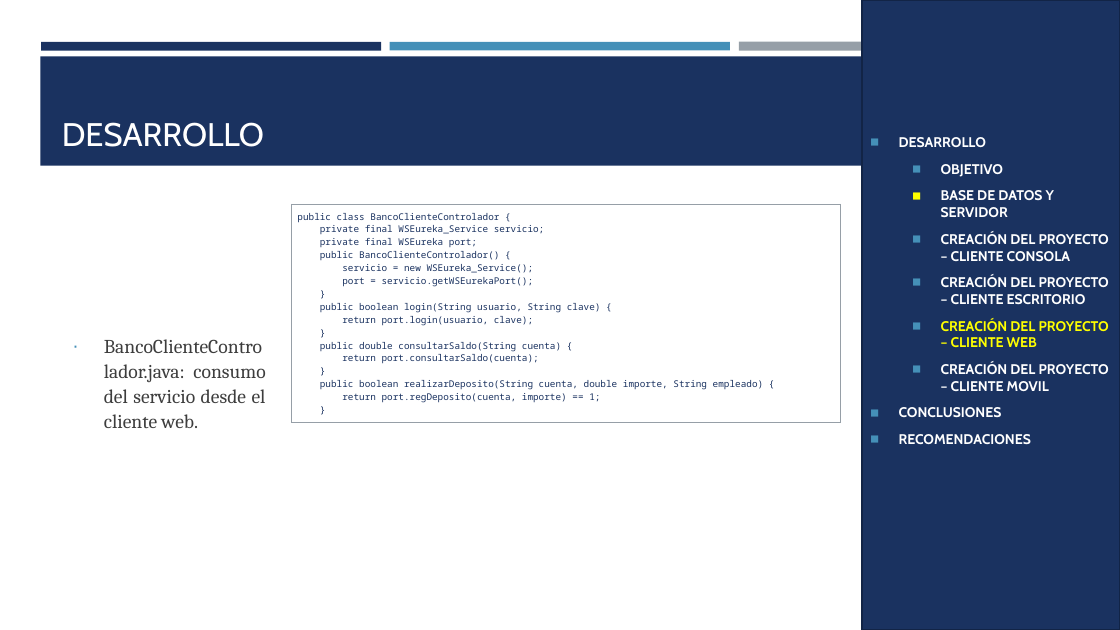
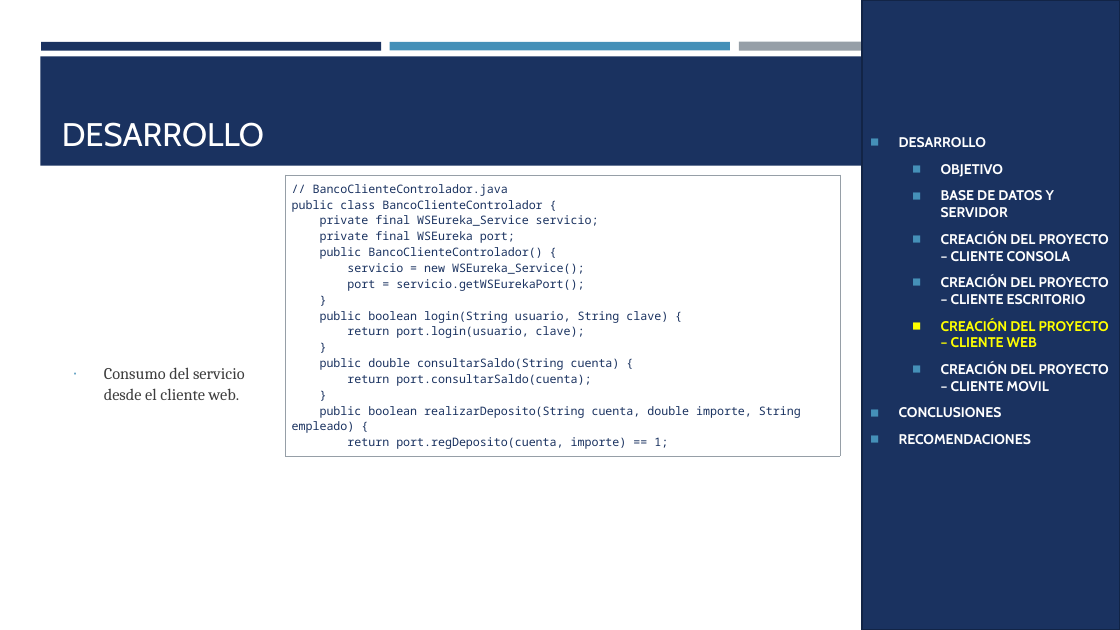
Before and after one commit to MATEOCAIZA/TG.1.1.-PAO202651_EUREKA_BDD_LOCAL_SOAP_JAVA_NRC36884_GR06, a slide deck: slide 17 of 05. DOCUMENTACION/PRESENTACION TG.1.1. EUREKABANK SOAP con BDD LOCAL en JAVA GR06.pptx. Drawn at 1120x630 pixels with LibreOffice and Linux fonts; fonts in the diff are those of the drawing. Boxes give left, top, right and bottom in pixels: in the first picture for what was removed or moved away, otherwise in the second. Text is boxed around its words. In the diff, an @@ line names an element or a change of style, - is before the commit and + after.

```diff
--- a/05. DOCUMENTACION/PRESENTACION TG.1.1. EUREKABANK SOAP con BDD LOCAL en JAVA GR06.pptx
+++ b/05. DOCUMENTACION/PRESENTACION TG.1.1. EUREKABANK SOAP con BDD LOCAL en JAVA GR06.pptx
@@ table at box(286, 175, 840, 453) @@
-row 1, column 1: public class BancoClienteControlador { / private final WSEureka_Service servicio; / private final WSEureka port; / public BancoClienteControlador() { / servicio = new WSEureka_Service(); / port = servicio.getWSEurekaPort(); / } / public boolean login(String usuario, String clave) { / return port.login(usuario, clave); / } / public double consultarSaldo(String cuenta) { / return port.consultarSaldo(cuenta); / } / public boolean realizarDeposito(String cuenta, double importe, String empleado) { / return port.regDeposito(cuenta, importe) == 1; / }
+row 1, column 1: // BancoClienteControlador.java / public class BancoClienteControlador { / private final WSEureka_Service servicio; / private final WSEureka port; / public BancoClienteControlador() { / servicio = new WSEureka_Service(); / port = servicio.getWSEurekaPort(); / } / public boolean login(String usuario, String clave) { / return port.login(usuario, clave); / } / public double consultarSaldo(String cuenta) { / return port.consultarSaldo(cuenta); / } / public boolean realizarDeposito(String cuenta, double importe, String empleado) { / return port.regDeposito(cuenta, importe) == 1;
@@ table: place and size @@
-table at box(292, 204, 840, 407)
+table at box(286, 175, 840, 453)
@@ text at box(104, 367, 245, 400): text changed; size 16.8 to 14 pt @@
-∙ BancoClienteControlador.java: consumo del servicio desde el cliente web.
+∙ Consumo del servicio desde el cliente web.
```
Also in this commit, not shown: 21 other slides changed, 3 other files.
